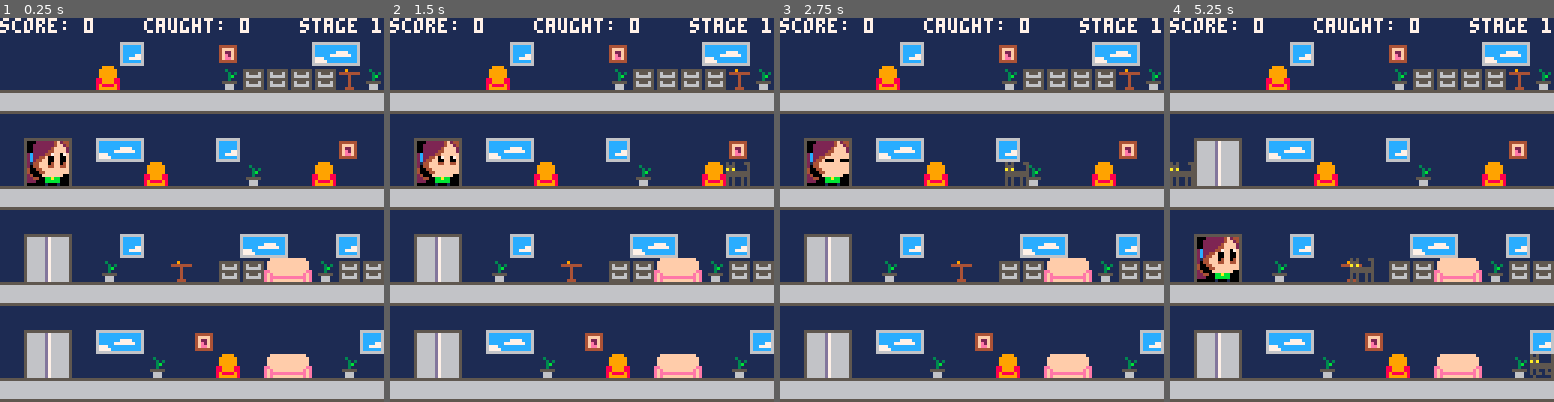
Above: before the commit, frames 1-4 (left to right).
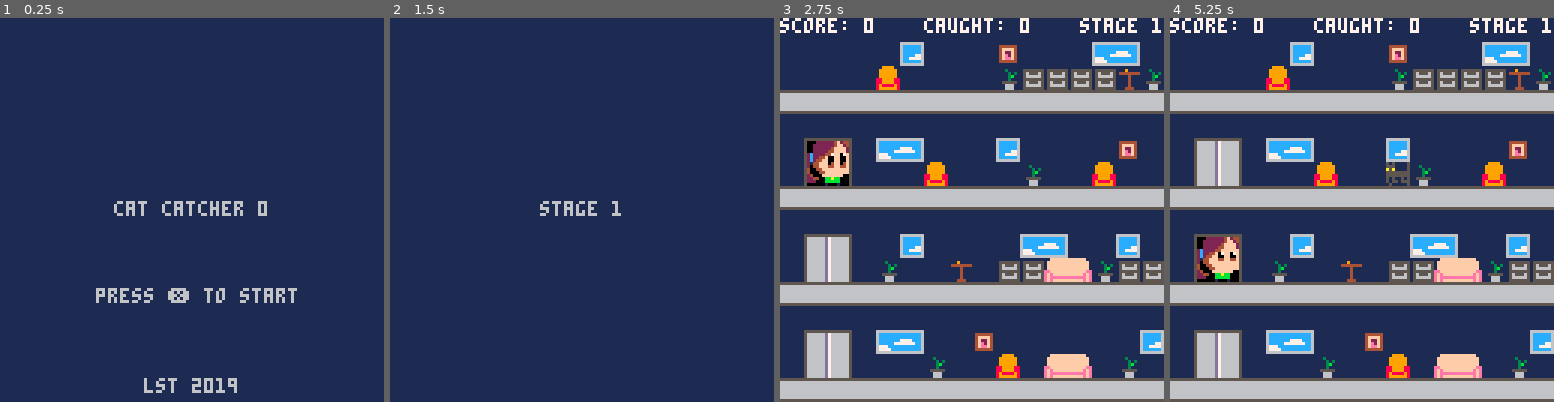
Above: after the commit, the same moments.

Repository: leonardost/cat-catcher-0
Game: PICO-8 cartridge cat_catcher_0.p8
Two runs of this game, one before a commit and one after it. Both use one fixed random seed, a clock stepped at 60 frames per second and the inputs below.
Inputs:
- Up to frame 1 (0.25 s): no input
- Up to frame 2 (1.5 s): tap X (X key) at 0.33, 1.07 s; tap O (Z key) at 0.7 s
- Up to frame 3 (2.75 s): hold Right 1.6-2.1 s; tap O (Z key) at 1.7, 2.1, 2.5 s; tap X (X key) at 1.85 s; hold Up 2.15-2.42 s; hold Right from 2.47 s (still down)
- Up to frame 4 (5.25 s): tap O (Z key) every 0.4 s from 2.9 to 4.9 s; tap X (X key) at 2.97, 4.08, 5.2 s; release Right at 3.03 s; hold Left 3.08-3.58 s; hold Down 3.63-3.97 s; hold Right 4.02-4.68 s; hold Up 4.73-5.03 s; hold Left from 5.08 s (still down)

The runs differ from the first frame. In frame 1, 41% of the frame differs, in the area x 0-100%, y 0-100%; in frame 2, 43%; in frame 3, 0.3%; in frame 4, 1.0%.

Commit message:
Create intermediary screens (title, stage start, stage clear)

Diff:
--- a/cat_catcher_0.p8
+++ b/cat_catcher_0.p8
@@ -30,6 +30,7 @@
   -- delay after a "catch" action
   -- is done
   after_catching_t = 0
+  stage_cleared_t = 0
   paw = { t = 0 }
 
   current_floor = 0
@@ -37,6 +38,16 @@
   stage = 1
   caught_cats = 0
   floor_base_y = 40
+
+  --[[
+  game states:
+  0 = title screen
+  1 = stage introduction
+  2 = game
+  3 = stage clear
+  4 = ending
+  --]]
+  game_state = 0
 
   girl = girl_actor(8, floor_base_y + 32 * current_floor)
   add(actors, girl)
@@ -105,17 +115,51 @@
 function _update()
   t += 1
 
+  if game_state == 0 then
+    if btnp(❎) then
+      game_state = 1
+      stage = 1
+      t = 0
+    end
+    return
+  elseif game_state == 1 then
+  	 if t == 60 then
+  	   game_state = 2
+  	   t = 0
+  	 end
+	   return
+  elseif game_state == 3 then
+  	 if t == 60 then
+  	   game_state = 1
+  	   stage = 1
+  	   t = 0
+  	 end
+  	 return
+  end
+
   for obj in all(actors) do
     if obj.update != nil then
       obj.update()
     end
   end
 
+  if stage_cleared_t > 0 then
+    stage_cleared_t -= 1
+    if stage_cleared_t == 0 then
+      game_state = 3
+      t = 0
+      return
+    end
+  end
+
   if after_catching_t > 0 then
     after_catching_t -= 1
   end
   if paw.t > 0 then
     paw.t -= 1
+    if paw.t == 0 and caught_cats == 18 then
+      stage_cleared_t = 45
+    end
   end
 
   if is_catching then
@@ -135,15 +179,6 @@
       generate_cats(c)
     end
   end
-  --[[
-  if t % 600 == 0 then
-    generate_big_cat()
-  elseif t % 300 == 0 then
-    generate_fast_cat()
-  elseif t % 60 == 0 then
-    generate_cat()
-  end
-  --]]
 
   if btn(⬆️) then
     change_floor(-1)
@@ -258,23 +293,36 @@
 
 function _draw()
   cls(1)
-  map(0, 0, 0, 0, 16, 16)
-  rectfill(girl.x + 1, girl.y + 1, girl.x + 15, girl.y + 15, 0)
-  for gfx in all(actors) do
-    if gfx.draw != nil then
-      gfx.draw()
-    end
-  end
-  if is_catching then
-    spr(52, girl.x + 16, girl.y + 8)
-  end
-  if paw.t > 0 then
-    paw.sprite.draw(paw.x, paw.y)
-  end
-
-  print("score: " .. score, 0, 0, 7)
-  print("caught: " .. caught_cats, 48, 0, 7)
-  print("stage " .. stage, 100, 0, 7)
+
+  if game_state == 0 then
+			 print("cat catcher 0", 64 - 26, 61)
+			 print("press ❎ to start", 32, 90)
+			 print("lst 2019", 64 - 16, 120)
+  elseif game_state == 1 then
+    print("stage " .. stage, 64 - 14, 61)
+  elseif game_state == 3 then
+    print("stage clear!", 40, 61)
+  elseif game_state == 2 then
+
+		  map(0, 0, 0, 0, 16, 16)
+		  rectfill(girl.x + 1, girl.y + 1, girl.x + 15, girl.y + 15, 0)
+		  for gfx in all(actors) do
+		    if gfx.draw != nil then
+		      gfx.draw()
+		    end
+		  end
+		  if is_catching then
+		    spr(52, girl.x + 16, girl.y + 8)
+		  end
+		  if paw.t > 0 then
+		    paw.sprite.draw(paw.x, paw.y)
+		  end
+
+		  print("score: " .. score, 0, 0, 7)
+		  print("caught: " .. caught_cats, 48, 0, 7)
+		  print("stage " .. stage, 100, 0, 7)
+
+		end
 end
 
 -->8
